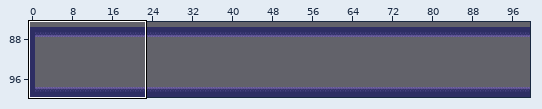
Tiled map, stored at core/assets/level1.tmx. The picture above shows the old version from afar; the outline marks the close-up.
Close-up. Old version:
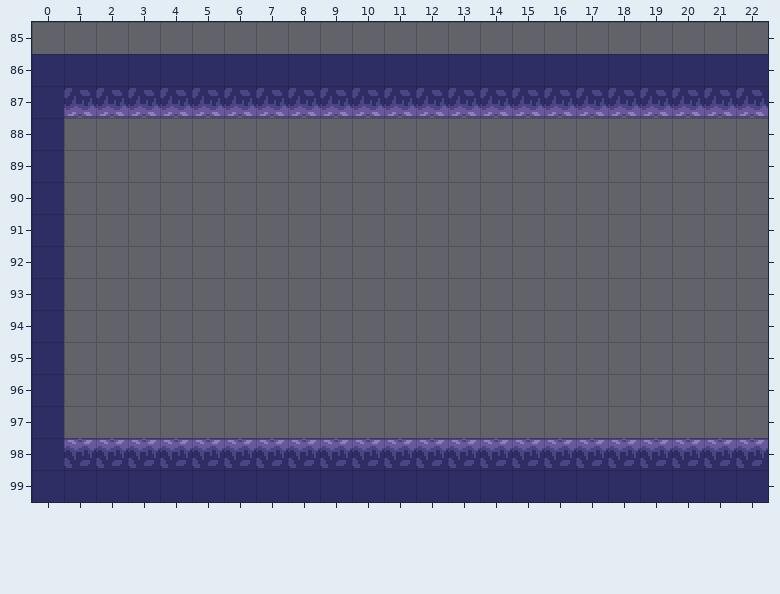
Cells are 16x16 px. Shown: x 0..22, y 85..99. The commit also changed other parts of the map, which this record leaves out.
After the commit:
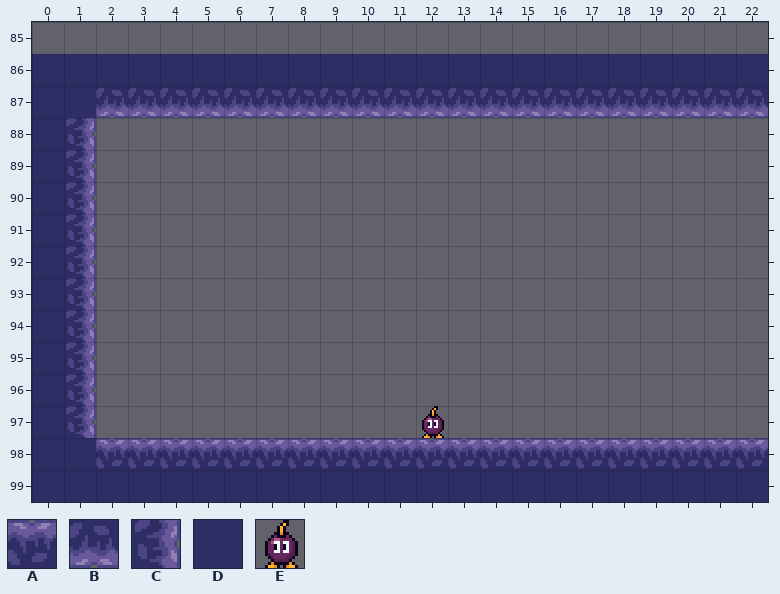
Key: from "tilemap": A 0, B 1, C 3, D 16, E 42.
_ is an empty cell.
Change:
Layer "Tilelaag 1":
y 87: x 1 B -> D
y 88..96: x 1 _ -> C
y 97: x 1 _ -> C; x 12 _ -> E
y 98: x 1 A -> D
Where, in picture pixels (left, top, right, bottom), the same in both close-ups:
changed: (64, 88, 96, 468)
added: (422, 406, 444, 438)
